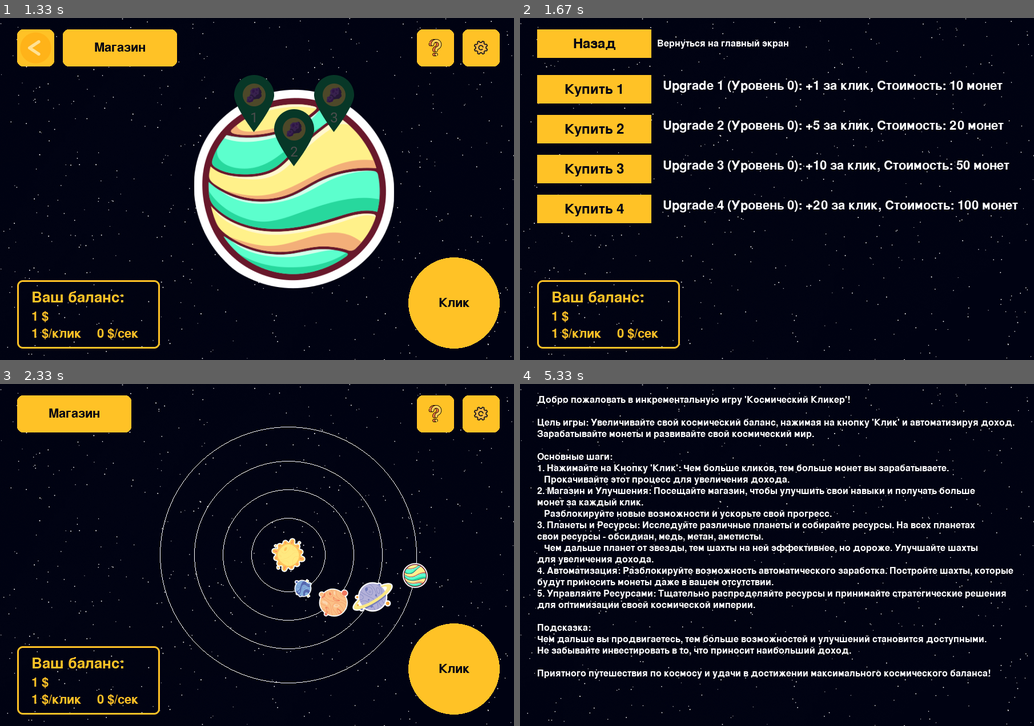
Above: before the commit, frames 1-4 (two rows, left to right).
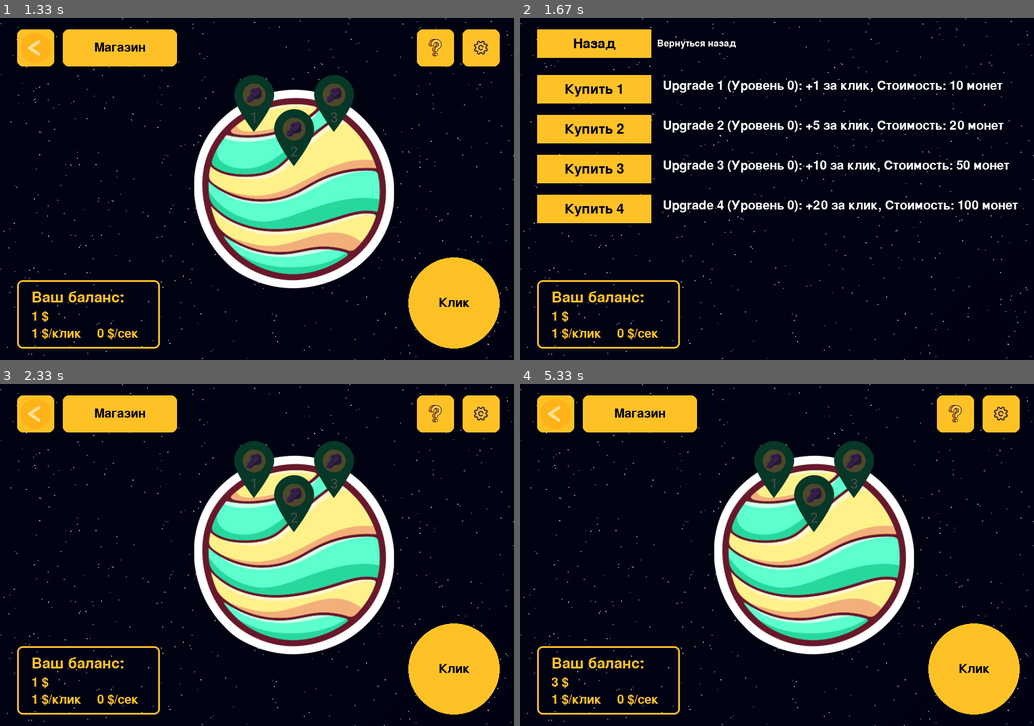
Above: after the commit, the same moments.

Repository: impanikaa/pygameProject
Game: pygame game, started from main.py
Same seed, same stepped clock (60 frames per second), same inputs: the game is played once before the commit and once after it.
Inputs (mouse positions are in pixels of both pictures, inside the frame that each line leads up to):
- Up to frame 1 (1.33 s): click (421, 178) at 0.38 s; click "Клик" at 0.72 s; click (251, 103) at 1.05 s
- Up to frame 2 (1.67 s): click (643, 62) at 1.38 s
- Up to frame 3 (2.33 s): click (71, 544) at 1.72 s; click "Назад" at 2.05 s
- Up to frame 4 (5.33 s): click (972, 684) at 2.38 s; click (1003, 414) at 2.72 s; click "Закрыть настройки" at 3.22 s; click "Магазин" at 3.55 s; click "Назад" at 3.88 s; click "Клик" at 4.22 s; click (956, 414) at 4.55 s; click (777, 702) at 5.05 s, where only the run after the commit has a clickable "Вернуться"

Frame 1 is identical in both runs. In frame 2, 0.1% of the frame differs, in the area x 38-53%, y 6-9%; in frame 3, 20%; in frame 4, 36%, in the area x 3-98%, y 3-97%.

Commit message:
косметический ремонт

Diff:
--- a/main.py
+++ b/main.py
@@ -84,7 +84,14 @@
         global current_state
         # self.current_state = PlanetScreenState(planet_id, self)
         # self.planet_screen_active = True
-        current_state = PlanetScreenState(planet_id, self)
+        if planet_id == 1:
+            current_state = planet_1
+        if planet_id == 2:
+            current_state = planet_2
+        if planet_id == 3:
+            current_state = planet_3
+        if planet_id == 4:
+            current_state = planet_4
 
     def set_click_state(self, state):
         self.current_state.set_click_state(state)
@@ -162,7 +169,7 @@
                     pygame.quit()
                     sys.exit()
                 elif self.close_button.collidepoint(event.pos):
-                    return "close_settings"
+                    return "back"
                 elif self.volume_music_button.collidepoint(event.pos):
                     self.volume_music = max(0, min(100, (
                             event.pos[0] - self.volume_music_button.x) / self.volume_music_button.width * 100))
@@ -178,7 +185,7 @@
                     self.mute_effects = not self.mute_effects
                     self.volume_effects = 0 if self.mute_effects else 50
             elif event.type == pygame.KEYDOWN and event.key == pygame.K_ESCAPE:
-                return "close_settings"
+                return "back"
         return None
 
     def draw(self, screen):
@@ -229,11 +236,11 @@
     def handle_events(self, events):
         for event in events:
             if event.type == pygame.KEYDOWN and event.key == pygame.K_ESCAPE:
-                return "close_settings"
+                return "back"
         result = self.settings_overlay.handle_events(events)
         if result:
-            if result == "close_settings":
-                return "main_menu"
+            if result == "back":
+                return "back"
         return None
 
     def draw(self, screen):
@@ -435,11 +442,6 @@
             self.planet4_x - self.planet4_image.get_width() // 2,
             self.planet4_y - self.planet4_image.get_height() // 2))
 
-        '''pygame.draw.rect(screen, white, self.planet_1_rect, 1)
-        pygame.draw.rect(screen, white, self.planet_2_rect, 1)
-        pygame.draw.rect(screen, white, self.planet_3_rect, 1)
-        pygame.draw.rect(screen, white, self.planet_4_rect, 1)'''
-
 
 # Класс для кнопок в игре
 class Button:
@@ -471,6 +473,7 @@
 class InstructionScreen(Scene):
     def __init__(self):
         self.font = pygame.font.SysFont(None, 24)
+        self.close_button = pygame.Rect(350, 535, 200, 50)
 
         # Текст инструкции
         self.instruction_text = [
@@ -501,6 +504,15 @@
             "Приятного путешествия по космосу и удачи в достижении максимального космического баланса!"
         ]
 
+    def handle_events(self, events):
+        for event in events:
+            if event.type == pygame.MOUSEBUTTONDOWN and event.button == 1:
+                if self.close_button.collidepoint(event.pos):
+                    return "back"
+            elif event.type == pygame.KEYDOWN and event.key == pygame.K_ESCAPE:
+                return "back"
+        return None
+
     def draw(self, screen):
         # Отображение текста
         text_height = 20
@@ -508,6 +520,11 @@
             text_render = self.font.render(line, True, (255, 255, 255))
             screen.blit(text_render, (30, text_height))
             text_height += 20
+
+        close_text = self.font.render("Вернуться", True, space_color)
+        close_rect = close_text.get_rect(center=self.close_button.center)
+        pygame.draw.rect(screen, vivid_orange, self.close_button)
+        screen.blit(close_text, close_rect)
 
 
 # Класс для предметов в магазине
@@ -570,8 +587,8 @@
                    action=lambda i=i: self.purchase_item(i))
             for i in range(len(self.shop.items))
         ]
-        self.exit_button = Button(30, 20, 200, 50, vivid_orange, "Назад", "Вернуться на главный экран",
-                                  action=self.go_back)
+        self.return_button_rect = pygame.Rect(30, 20, 200, 50)
+        self.exit_button = Button(30, 20, 200, 50, vivid_orange, "Назад", "Вернуться назад")
 
         self.money_color = vivid_orange
         self.money_border_icon = pygame.image.load("data/border.png")
@@ -582,10 +599,6 @@
 
     def purchase_item(self, item_index):
         self.shop.purchase_item(item_index)
-
-    def go_back(self):
-        global current_state
-        current_state = game_state
 
     def handle_events(self, events):
         for event in events:
@@ -594,6 +607,8 @@
                 for button in self.shop_buttons:
                     button.handle_click(x, y)
                 self.exit_button.handle_click(x, y)
+                if self.return_button_rect.collidepoint(event.pos):
+                    return "back"
 
     def draw(self, screen):
         # screen.fill(space_color)
@@ -623,8 +638,9 @@
 
 
 class PlanetScreenState:
-    def __init__(self, planet_id, current_state):
+    def __init__(self, planet_id):
         self.planet_id = planet_id
+        global current_state
         self.current_state = current_state
         self.planet_image = pygame.image.load(f"data/planet{planet_id}_big.png")
         self.orbit_rect = pygame.Rect(0, 0, 0, 0)
@@ -697,7 +713,7 @@
                 elif self.setting_button_rect.collidepoint(event.pos):
                     return "settings"
                 elif self.return_button_rect.collidepoint(event.pos):
-                    return "return_to_main_menu"
+                    return "menu"
                 if self.shop_button_rect.collidepoint(event.pos):
                     return "shop"
                 if self.help_button_rect.collidepoint(event.pos):
@@ -798,6 +814,11 @@
 settings_menu = SettingsMenu()
 clock = pygame.time.Clock()
 current_state = game_state
+game_state_prev = current_state
+planet_1 = PlanetScreenState(1)
+planet_2 = PlanetScreenState(2)
+planet_3 = PlanetScreenState(3)
+planet_4 = PlanetScreenState(4)
 
 while running:
     events = pygame.event.get()
@@ -809,25 +830,58 @@
     # Обработка событий и переключение сцен
     result = current_state.handle_events(events)
     if result:
-        if current_state == game_state:
+        if result == "settings":
+            p = current_state
+            current_state = settings_menu
+            game_state_prev = p
+        elif result == "shop":
+            p = current_state
+            current_state = shop_menu
+            game_state_prev = p
+        elif result == "instruction":
+            p = current_state
+            current_state = instruction
+            game_state_prev = p
+        elif result == "back":
+            p = current_state
+            current_state = game_state_prev
+            game_state_prev = p
+        elif result == "menu":
+            p = current_state
+            current_state = game_state
+            game_state_prev = p
+        '''if current_state == game_state:
             if result == "settings":
+                game_state_prev = current_state
                 current_state = settings_menu
             elif result == "shop":
+                game_state_prev = current_state
                 current_state = shop_menu
             elif result == "instruction":
+                game_state_prev = current_state
                 current_state = instruction
         elif current_state == settings_menu:
             if result == "main_menu" or result == "close_settings":
-                current_state = game_state
+                print(game_state, game_state_prev)
+                current_state = game_state_prev
+        elif current_state == instruction:
+            if result == "main_menu":
+                current_state = game_state_prev
         else:
             if result == "settings":
+                p = current_state
                 current_state = settings_menu
+                game_state_prev = p
             elif result == "return_to_main_menu":
                 current_state = game_state
             elif result == "shop":
+                p = current_state
                 current_state = shop_menu
+                game_state_prev = p
             elif result == "instruction":
+                p = current_state
                 current_state = instruction
+                game_state_prev = p'''
 
     current_state.update()
 
